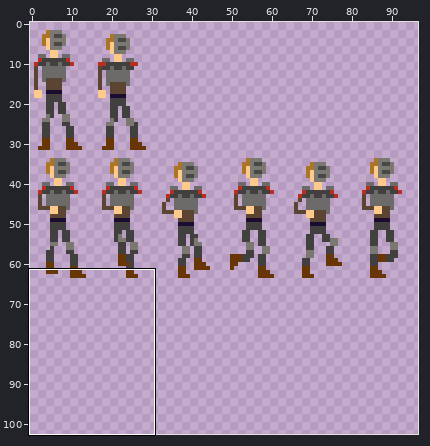
One commit to this sprite sheet: bin/release/data/images/charsheet.png. Above, an overview of the earlier version with the close-up marked.
Close-up. Earlier state:
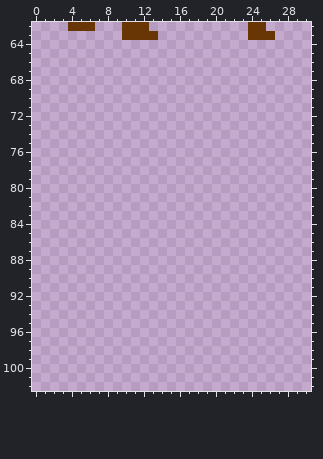
The file is 512x512 pixels. Pixels under 10% opacity are left out. Colours within 5 levels of each other are drawn and written as one. Shown: x 0..30, y 62..102. The old version is drawn lined up with the new one. The wide view leaves out empty margins.
The same view after the edit:
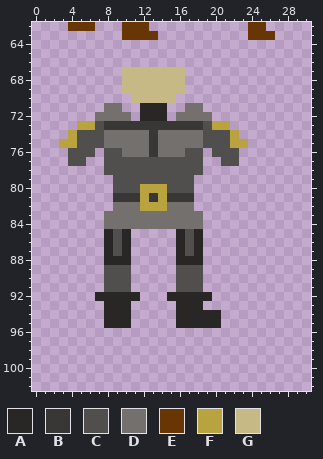
Palette (. is transparent): A #292726  B #393736  C #514f4e  D #73706e  E #673604  F #b9a33e  G #c6b986
Change:
drawings rearranged on the sheet (the old picture shows each at its new place)
@@ x 0..30 @@
  66 ...............................
- 67 ...............................
- 68 ...............................
- 69 ...............................
- 70 ...............................
- 71 ...............................
- 72 ...............................
- 73 ...............................
- 74 ...............................
- 75 ...............................
- 76 ...............................
- 77 ...............................
- 78 ...............................
- 79 ...............................
- 80 ...............................
- 81 ...............................
- 82 ...............................
- 83 ...............................
- 84 ...............................
- 85 ...............................
- 86 ...............................
- 87 ...............................
- 88 ...............................
- 89 ...............................
- 90 ...............................
- 91 ...............................
- 92 ...............................
- 93 ...............................
- 94 ...............................
- 95 ...............................
+ 67 ..........GGGGGGG..............
+ 68 ..........GGGGGGG..............
+ 69 ..........GGGGGGG..............
+ 70 ...........GGGGG...............
+ 71 ........DD..AAA..DD............
+ 72 .......DDDD.AAA.DDDD...........
+ 73 .....FFCBBBBBBBBBBBCFF.........
+ 74 ....FCCCDDDDDBDDDDDCCCF........
+ 75 ...FFCCCDDDDDBDDDDDCCCFF.......
+ 76 ....CCC.CCDDDBDDDCC.CCC........
+ 77 ....CC..CCCCCCCCCCC..CC........
+ 78 ........CCCCCCCCCCC............
+ 79 .........CCCCCCCCC.............
+ 80 .........CCCFFFCCC.............
+ 81 .........BBBFBFBBB.............
+ 82 .........DDDFFFDDD.............
+ 83 ........DDDDDDDDDDD............
+ 84 ........DDDDDDDDDDD............
+ 85 ........ACA.....ACA............
+ 86 ........ACA.....ACA............
+ 87 ........ACA.....ACA............
+ 88 ........AAA.....AAA............
+ 89 ........CCC.....CCC............
+ 90 ........CCC.....CCC............
+ 91 ........CCC.....CCC............
+ 92 .......AAAAA...AAAAA...........
+ 93 ........AAA.....AAA............
+ 94 ........AAA.....AAAAA..........
+ 95 ........AAA.....AAAAA..........
  96 ...............................
